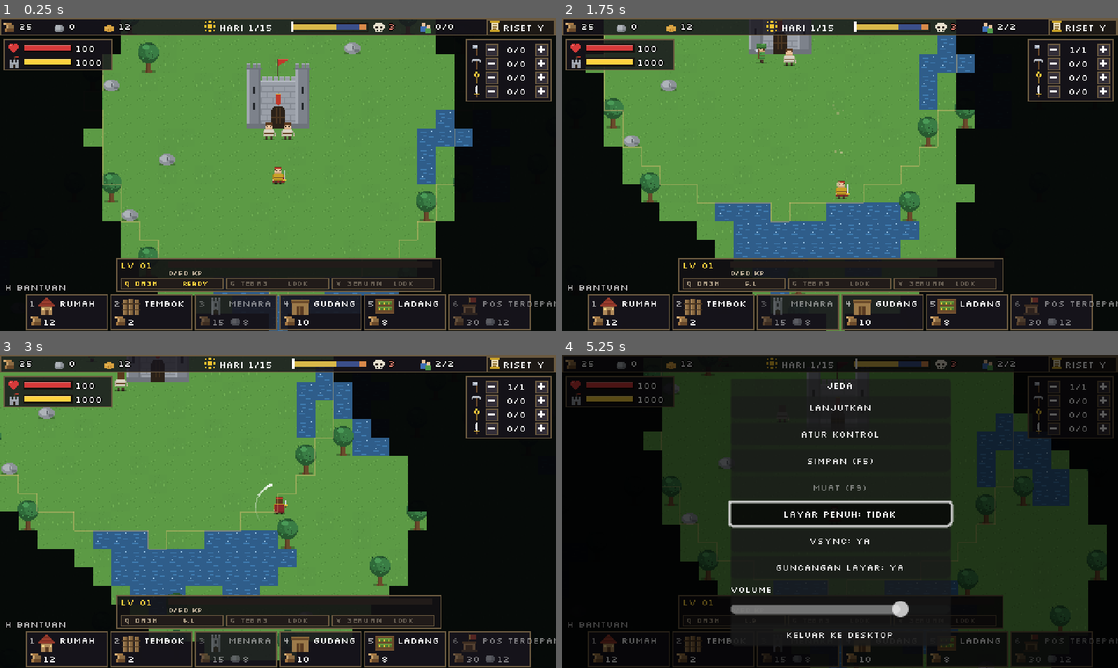
Above: before the commit, frames 1-4 (two rows, left to right).
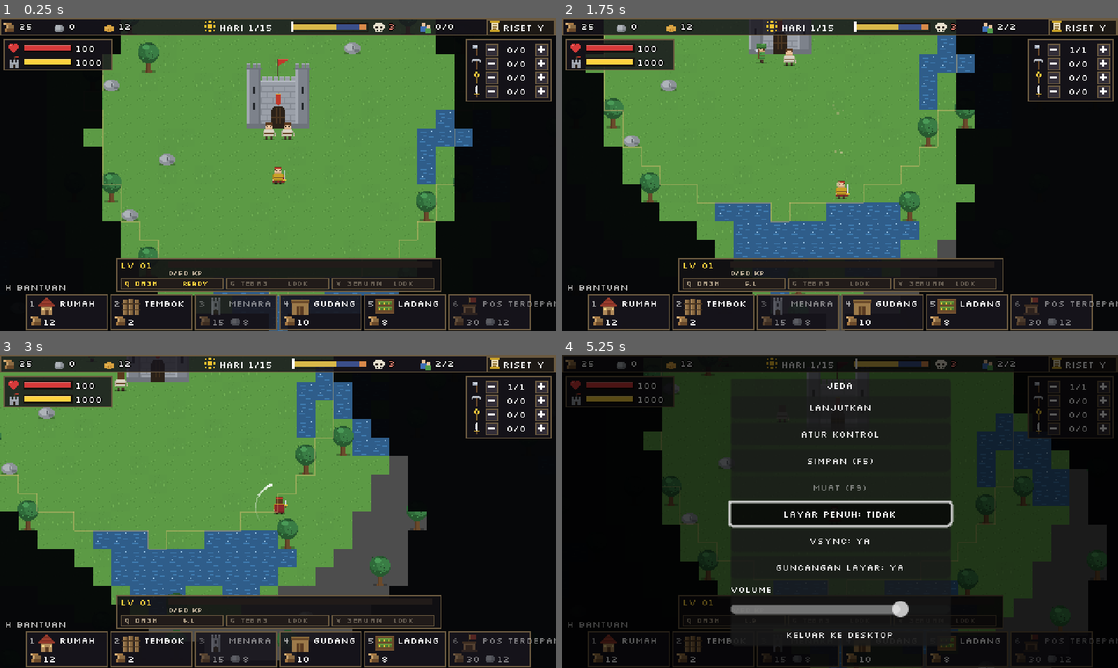
Above: after the commit, the same moments.

Repository: shimleabyte/hold-the-keep
Game: Godot game, scene res://scenes/main.tscn
Same seed, same stepped clock (60 frames per second), same inputs: the game is played once before the commit and once after it.
Inputs (mouse positions are in pixels of both pictures, inside the frame that each line leads up to):
- Up to frame 1 (0.25 s): no input
- Up to frame 2 (1.75 s): tap Enter at 0.5 s; move the mouse to (962, 158) at 0.52 s; hold D (move_right) 0.53-1.28 s; tap C (ability_cleave) at 0.6 s; click (962, 158) at 0.67 s; tap Space at 0.77, 1.52 s; move the mouse to (728, 190) at 1.27 s; hold S (move_down) from 1.28 s (still down); tap Q (ability_dash) at 1.35 s
- Up to frame 3 (3 s): move the mouse to (333, 442) at 2.02 s; release S (move_down) at 2.03 s; hold D (move_right) 2.03-2.78 s; tap V (ability_rally) at 2.1 s; move the mouse to (250, 574) at 2.77 s; hold W (move_up) from 2.78 s (still down); tap F (attack) at 2.85 s; click (250, 574) at 2.92 s
- Up to frame 4 (5.25 s): tap Space at 3.02, 3.77, 4.52 s; move the mouse to (1006, 558) at 3.52 s; release W (move_up) at 3.53 s; hold E (interact) 3.53-4.28 s; hold A (move_left) 3.53-5.03 s; move the mouse to (673, 464) at 4.27 s; tap Shift (sprint) at 4.35 s; move the mouse to (867, 511) at 5.02 s; hold S (move_down) from 5.03 s (still down); tap P at 5.1 s; click (867, 511) at 5.17 s

The runs differ from the first frame. In frame 2, 0.3% of the frame differs, in the area x 47-71%, y 70-100%; in frame 3, 4.7%, in the area x 26-77%, y 32-98%; in frame 4, 4.2%.

Commit message:
Add distinct world regions for strategic map

Diff:
--- a/scripts/world/world_map.gd
+++ b/scripts/world/world_map.gd
@@ -18,6 +18,9 @@
 const T_GRASS := 0
 const T_GRASS_ALT := 1
 const T_WATER := 2
+const T_FOREST := 3
+const T_HIGHLAND := 4
+const T_MARSH := 5
 
 var map_seed := 1337
 var pixel_size := Vector2i(MAP_SIZE * TILE, MAP_SIZE * TILE)
@@ -50,6 +53,28 @@
     # Tepat di bawah keep (keep menempati tile 31-33 x 29-31)
     return Vector2(pixel_size.x / 2.0 + 8.0, pixel_size.y / 2.0 + 48.0)
 
+## Stable regional labels used by terrain generation and the strategic map.
+func region_id(cell: Vector2i) -> String:
+    var offset := Vector2(cell) - Vector2(MAP_SIZE, MAP_SIZE) / 2.0
+    if offset.length() < 13.0:
+        return "HEARTHLAND"
+    if offset.y < -absf(offset.x) * 0.55:
+        return "GREENWOOD"
+    if offset.x > absf(offset.y) * 0.55:
+        return "HIGHLANDS"
+    return "FENLANDS"
+
+
+func region_name_at(cell: Vector2i) -> String:
+    return region_id(cell)
+
+
+## Atlas tile index, exposed read-only for the strategic map.
+func tile_type_at(cell: Vector2i) -> int:
+    if cell.x < 0 or cell.y < 0 or cell.x >= MAP_SIZE or cell.y >= MAP_SIZE:
+        return T_WATER
+    return _layer.get_cell_atlas_coords(cell).x
+
 
 func _build_tileset() -> TileSet:
     var ts := TileSet.new()
@@ -61,7 +86,7 @@
     src.texture = TILES_TEX
     src.texture_region_size = Vector2i(TILE, TILE)
     ts.add_source(src, 0)
-    for i in 3:
+    for i in 6:
         src.create_tile(Vector2i(i, 0))
 
     # Air = penghalang
@@ -90,7 +115,17 @@
             var water := edge or (not safe and noise.get_noise_2d(x, y) > 0.3)
             var tile := T_WATER
             if not water:
-                tile = T_GRASS_ALT if rng.randf() < 0.2 else T_GRASS
+                var region := region_id(Vector2i(x, y))
+                var variation := rng.randf()
+                match region:
+                    "GREENWOOD":
+                        tile = T_FOREST
+                    "HIGHLANDS":
+                        tile = T_HIGHLAND
+                    "FENLANDS":
+                        tile = T_MARSH
+                    _:
+                        tile = T_GRASS_ALT if variation < 0.2 else T_GRASS
             _layer.set_cell(Vector2i(x, y), 0, Vector2i(tile, 0))
 
             var cell := Vector2i(x, y)
